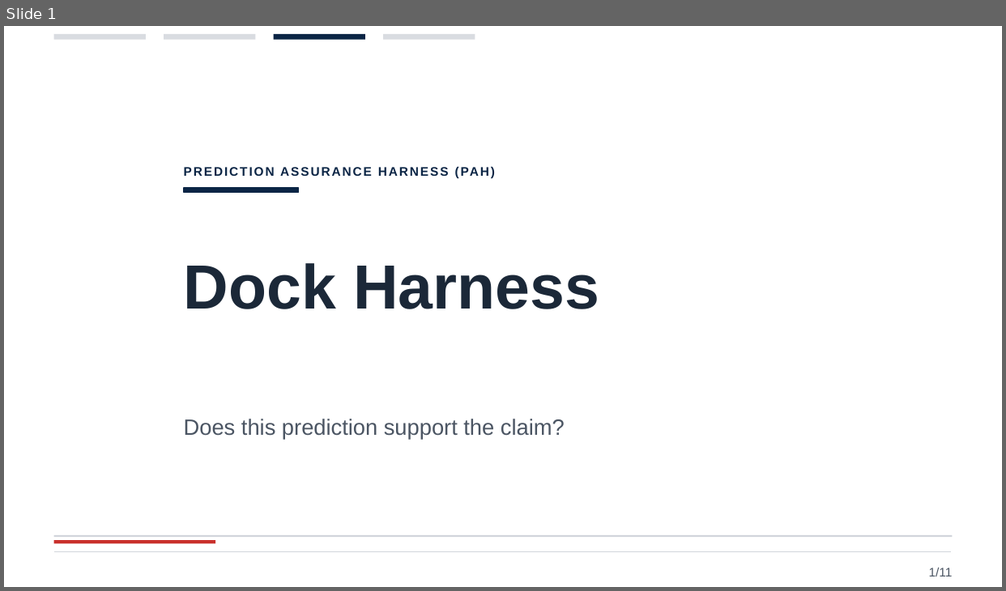
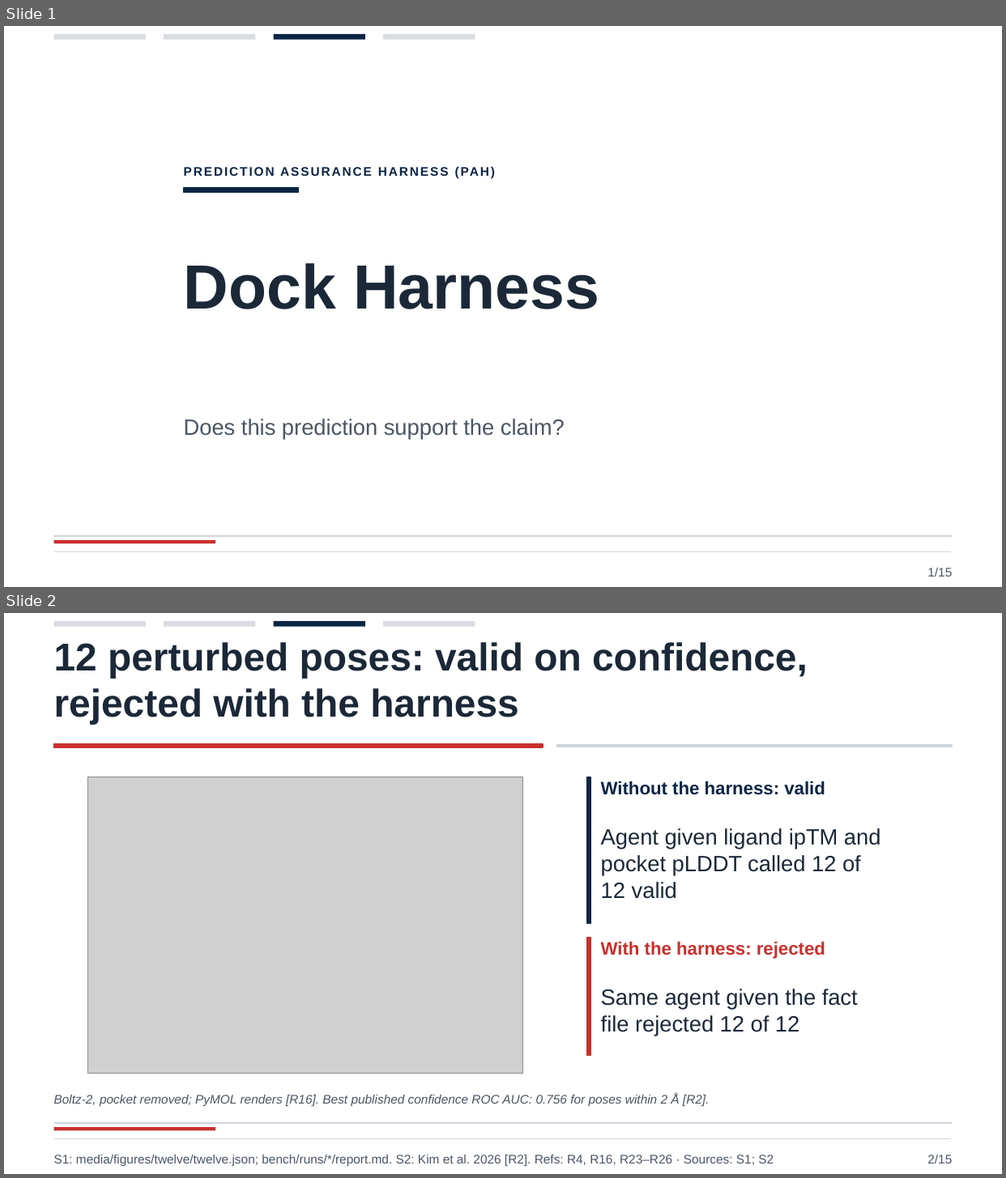
Before and after one commit to persistentepiphany/harness-hackathon, a slide deck: media/deck/dock-harness.pptx. Shown one above the other, each under a label of ours: slide 1 before the commit, slides 1 and 2 after it. The pictures are 1006x591 and 1006x1178 pixels, drawn with LibreOffice and Linux fonts; fonts in the diff are those of the drawing; grey boxes stand for pictures. Boxes give left, top, right and bottom in pixels: in the first picture for what was removed or moved away, otherwise in the second. Text is boxed around its words. In the diff, an @@ line names an element or a change of style, - is before the commit and + after.

Commit message:
deck: twelve-pose slide, models slide, verified references and figure sources

```diff
--- a/media/deck/dock-harness.pptx
+++ b/media/deck/dock-harness.pptx
@@ slide 2 added at [4,613,1002,1174], background #FFFFFF @@
@@ rectangle added at [54,621,146,627], fill #D1D5DB at 82% opacity @@
@@ rectangle added at [164,621,255,627], fill #D1D5DB at 82% opacity @@
@@ rectangle added at [274,621,365,627], fill #0B2545 @@
@@ rectangle added at [383,621,475,627], fill #D1D5DB at 82% opacity @@
@@ text added at [54,642,808,724], 28 pt, text #1B2838, bold @@
+12 perturbed poses: valid on confidence,
+rejected with the harness
@@ rectangle added at [54,745,543,747], fill #C9302C, outline #C9302C 1 pt @@
@@ rectangle added at [557,746,952,747], fill #D1D5DB, outline #D1D5DB 1 pt @@
@@ picture added at [87,777,523,1074] @@
@@ rectangle added at [586,777,590,923], fill #0B2545, outline #0B2545 1 pt @@
@@ text added at [601,781,825,795], 13 pt, text #0B2545, bold @@
+Without the harness: valid
@@ text added at [601,828,881,899], 16 pt, text #1B2838 @@
+Agent given ligand ipTM and
+pocket pLDDT called 12 of
+12 valid
@@ rectangle added at [586,937,590,1055], fill #C9302C, outline #C9302C 1 pt @@
@@ text added at [601,942,825,959], 13 pt, text #C9302C, bold @@
+With the harness: rejected
@@ text added at [601,989,858,1037], 16 pt, text #1B2838 @@
+Same agent given the fact
+file rejected 12 of 12
@@ text added at [54,1093,710,1106], 9 pt, text #4B5563, italic @@
+Boltz-2, pocket removed; PyMOL renders [R16]. Best published confidence ROC AUC: 0.756 for poses within 2 Å [R2].
@@ rectangle added at [54,1123,952,1125], fill #D1D5DB @@
@@ rectangle added at [54,1128,215,1132], fill #C9302C @@
@@ rectangle added at [54,1138,952,1139], fill #D1D5DB, outline #FFFFFF 1 pt @@
@@ text added at [54,1155,774,1166], 9 pt, text #4B5563 @@
+S1: media/figures/twelve/twelve.json; bench/runs/*/report.md. S2: Kim et al. 2026 [R2]. Refs: R4, R16, R23–R26 · Sources: S1; S2
@@ text added at [927,1155,952,1164], 9 pt, text #4B5563 @@
+2/15
@@ slide 1 changed as well @@
@@ text at [927,568,952,577]: text changed @@
-1/11
+1/15
```
Also in this commit, not shown: 8 other slides changed, 5 other slides added, 2 slides removed, 24 other files.
